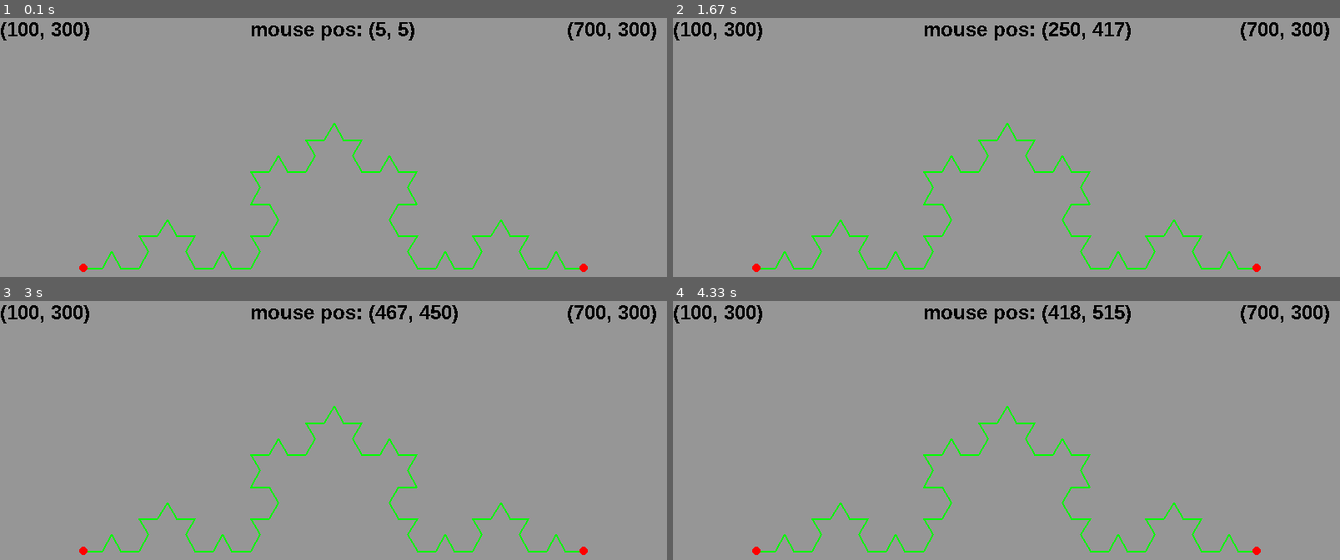
Above: before the commit, frames 1-4 (two rows, left to right).
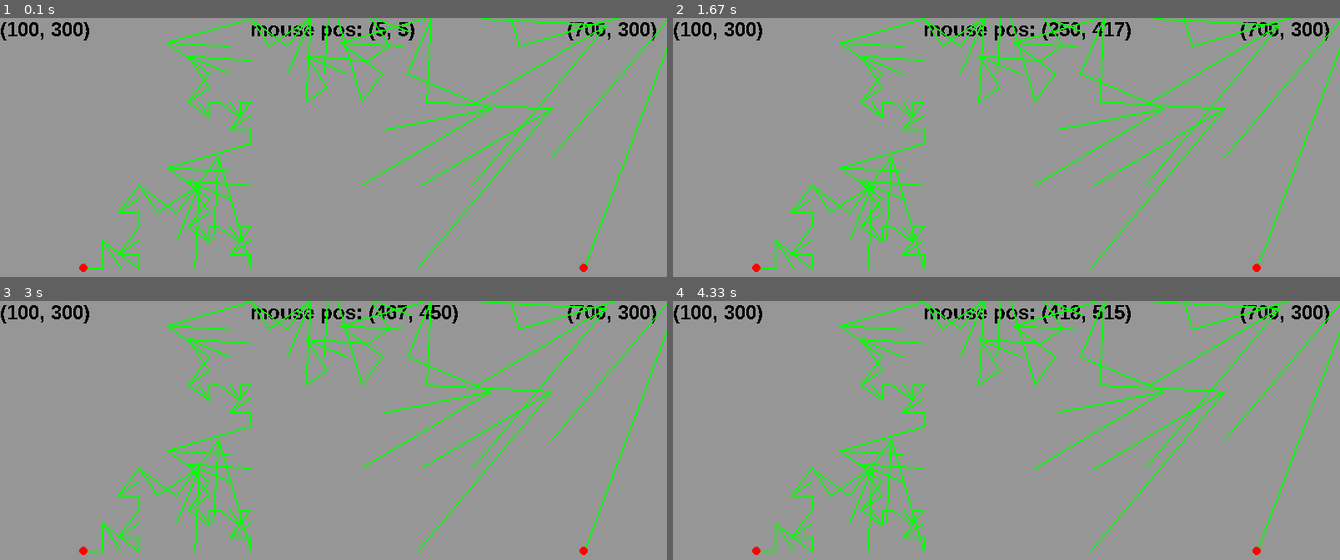
Above: after the commit, the same moments.

Repository: WEI-LI-666/Mutimedia-Project-and-Homework
Game: pygame game, started from Fractal_Pygame.py
Two runs of this game, one before a commit and one after it. Both use one fixed random seed, a clock stepped at 60 frames per second and the inputs below.
Inputs (mouse positions are in pixels of both pictures, inside the frame that each line leads up to):
- Up to frame 1 (0.1 s): no input
- Up to frame 2 (1.67 s): click (1006, 266) at 0.38 s; click (outside the picture) at 0.72 s; click (986, 243) at 1.05 s; click (outside the picture) at 1.38 s
- Up to frame 3 (3 s): click (outside the picture) at 1.72 s; click (outside the picture) at 2.05 s; click (outside the picture) at 2.38 s; click (outside the picture) at 2.72 s
- Up to frame 4 (4.33 s): click (outside the picture) at 3.05 s; click (779, 402) at 3.38 s; click (outside the picture) at 3.72 s; click (outside the picture) at 4.05 s

The runs differ from the first frame. In frame 1, 5.2% of the frame differs, in the area x 15-100%, y 0-98%; in frame 2, 5.2%; in frame 3, 5.2%; in frame 4, 5.2%.

Commit message:
code update

Diff:
--- a/Fractal_Pygame.py
+++ b/Fractal_Pygame.py
@@ -116,7 +116,7 @@
     window.blit(pt2, (680, 0))
 
     #pygame.draw.line(window, green, (coorArrX[0], coorArrY[0]), (coorArrX[n-1], coorArrY[n-1]), 1)
-    Fractal(coorArrX[0], coorArrY[0], coorArrX[1], coorArrY[1], 3, 3)
+    Fractal(coorArrX[0], coorArrY[0], coorArrX[1], coorArrY[1], 4, 3)
 
     for p in range(n):
         x = coorArrX[p]
